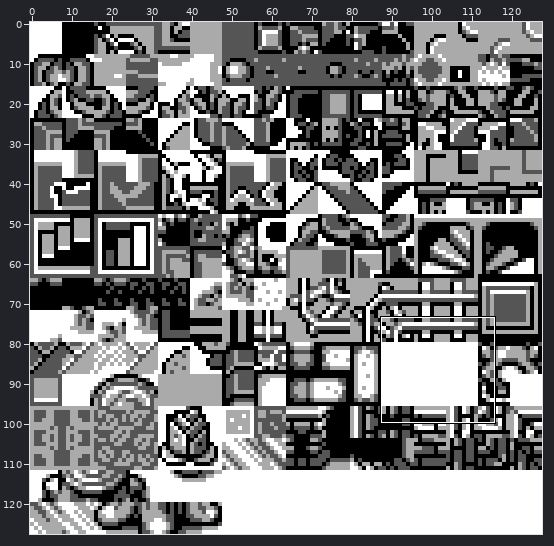
Sprite sheet, stored at gfx/ages/gfx_tileset68.png. The first picture is a wide view before the edit; the outline marks the close-up.
Close-up. Before:
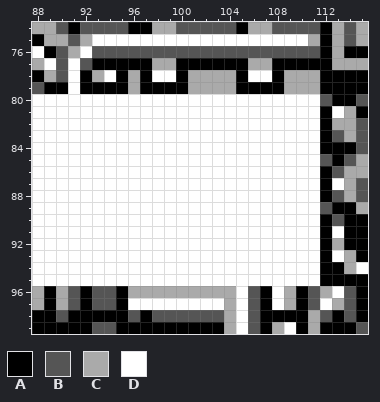
The file is 128x128 pixels. Shown: x 88..115, y 74..99.
Palette (. is transparent): A #000000  B #555555  C #aaaaaa  D #ffffff
Pixels before, first column x 88:
 74 CCBABBBBAACCBBBBBACCBBBBACBC
 75 ACCBCDDDDDDDDDDDDDDDDDDCACBC
 76 DABCDBBBBBBBBBBBBBBBBBBBACAA
 77 CDBDBAAAAACCAAAAAACCAAAAACCC
 78 ACBDACDACADDACCCCADDACCCAAAA
 79 BAADAAAACAAAACCCCAAAACCCAAAA
 80 DDDDDDDDDDDDDDDDDDDDDDDDBAAB
 81 DDDDDDDDDDDDDDDDDDDDDDDDADCA
 82 DDDDDDDDDDDDDDDDDDDDDDDDACCB
 83 DDDDDDDDDDDDDDDDDDDDDDDDABCB
 84 DDDDDDDDDDDDDDDDDDDDDDDDAAAB
 85 DDDDDDDDDDDDDDDDDDDDDDDDBABC
 86 DDDDDDDDDDDDDDDDDDDDDDDDABCC
 87 DDDDDDDDDDDDDDDDDDDDDDDDADCB
 88 DDDDDDDDDDDDDDDDDDDDDDDDABCB
 89 DDDDDDDDDDDDDDDDDDDDDDDDBAAC
 90 DDDDDDDDDDDDDDDDDDDDDDDDABAA
 91 DDDDDDDDDDDDDDDDDDDDDDDDADAA
 92 DDDDDDDDDDDDDDDDDDDDDDDDACAA
 93 DDDDDDDDDDDDDDDDDDDDDDDDADCA
 94 DDDDDDDDDDDDDDDDDDDDDDDDAACD
 95 DDDDDDDDDDDDDDDDDDDDDDDDAAAA
 96 CACBABBACCCCCCCCCDBADCABCDBA
 97 CACBABBADDDDDDDDCDBADCABDCBA
 98 AABAAAAABABBBBBBCDBAAAACBABA
 99 AAAAABBAAAAAAAAACDBACDACAAAB
After the commit:
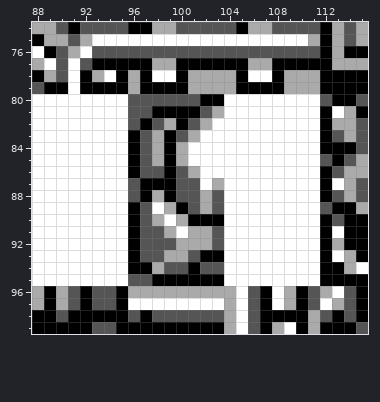
From old to new:
Changed rows in their new state; - is an unchanged pixel.
first column x 96:
 80 BBBBBBAA
 81 BBAAAABC
 82 BABCABC-
 83 ABCABC--
 84 ABCAC---
 85 ABCAC---
 86 ABBABC--
 87 BAAABB-C
 88 BACABBCB
 89 AB-CABCB
 90 ABC-CAAA
 91 ABBC-CCB
 92 ABBBCCCB
 93 ABBCCBAA
 94 AACBBABB
 95 BBAAAAAA
Boxes around the changes in both close-ups, in picture pixels (x1, y1, x2, y2):
changed: (128, 94, 224, 286)
